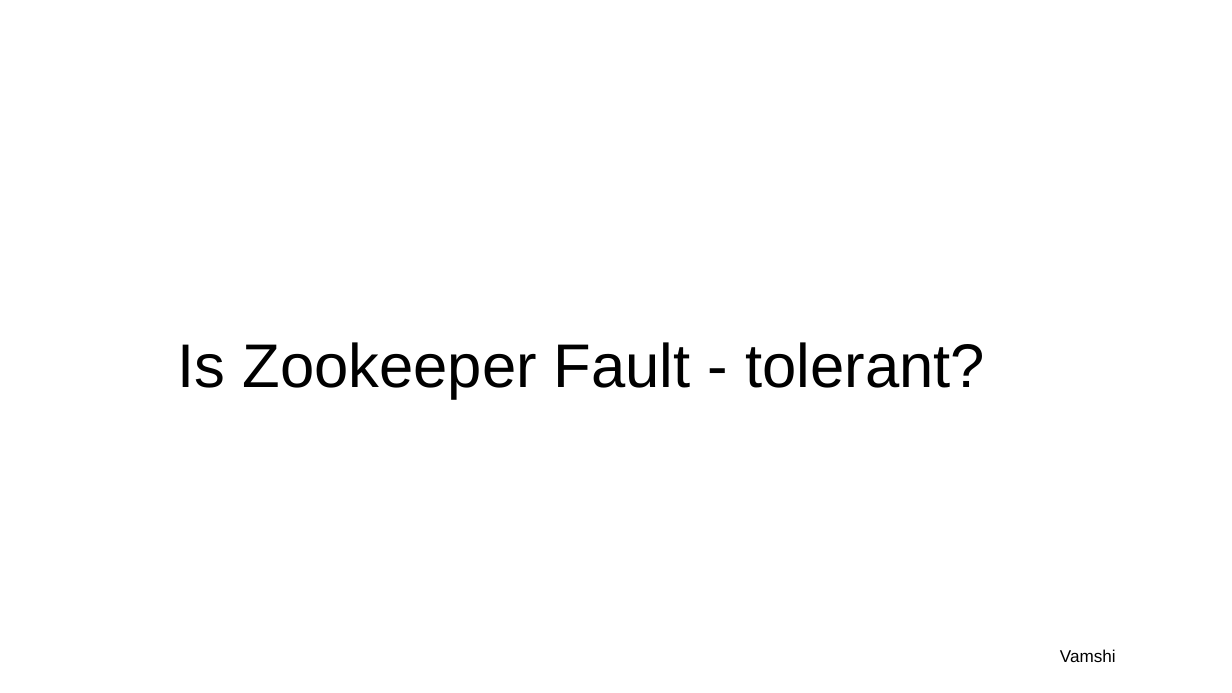
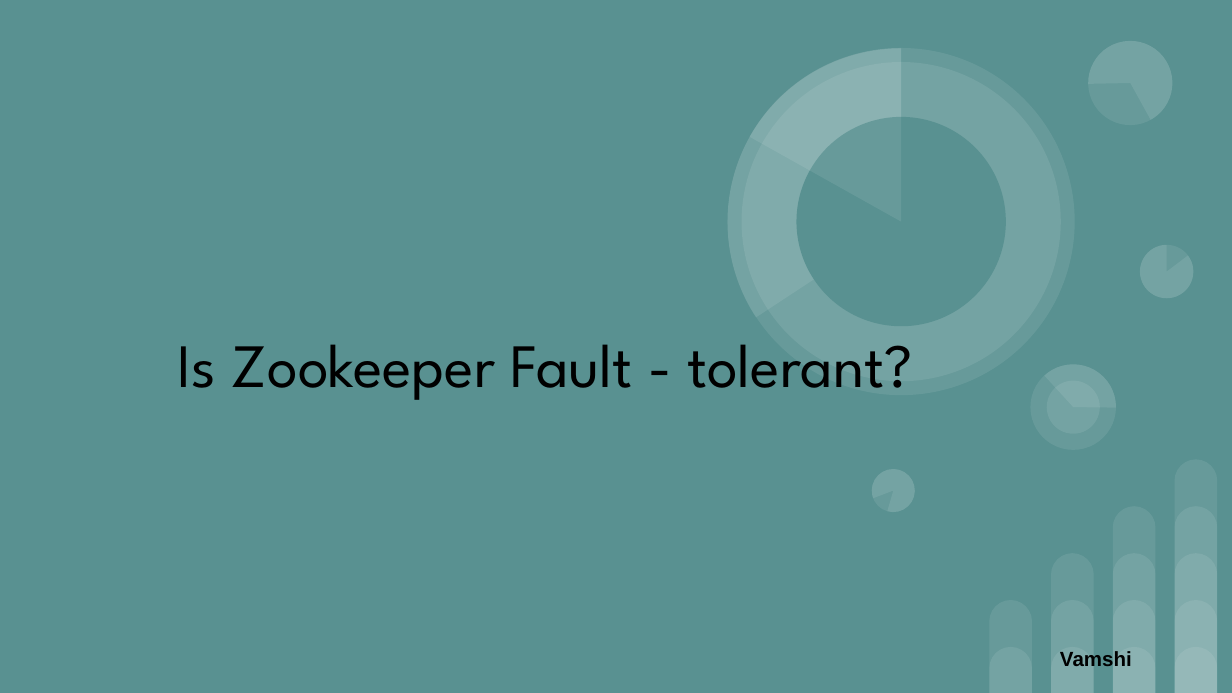
Before and after one commit to AnkitPrakash687/kafka-group06, a slide deck: slide 16 of docs/Group 6 Kafka.pptx (slide 14 before the commit). Drawn at 1232x693 pixels with LibreOffice and Linux fonts; fonts in the diff are those of the drawing. Boxes give left, top, right and bottom in pixels: in the first picture for what was removed or moved away, otherwise in the second. Text is boxed around its words. In the diff, an @@ line names an element or a change of style, - is before the commit and + after.

```diff
--- a/docs/Group 6 Kafka.pptx
+++ b/docs/Group 6 Kafka.pptx
@@ background #FFFFFF to #599191 @@
@@ subtitle "Is Zookeeper Fault - tolerant?" at (178,344,913,400): font Arial to League Spartan @@
@@ group added at (680,0,1193,518): 8 ellipses, 6 pie slice (boxed as its full ellipse)s @@
@@ text "Vamshi" at (1060,649,1132,670): size 10 to 12 pt, bold on @@
@@ group added at (989,460,1217,692): 14 round same rects @@
```
Also in this commit, not shown: 14 other slides changed, 5 slides added, 2 slides removed.
